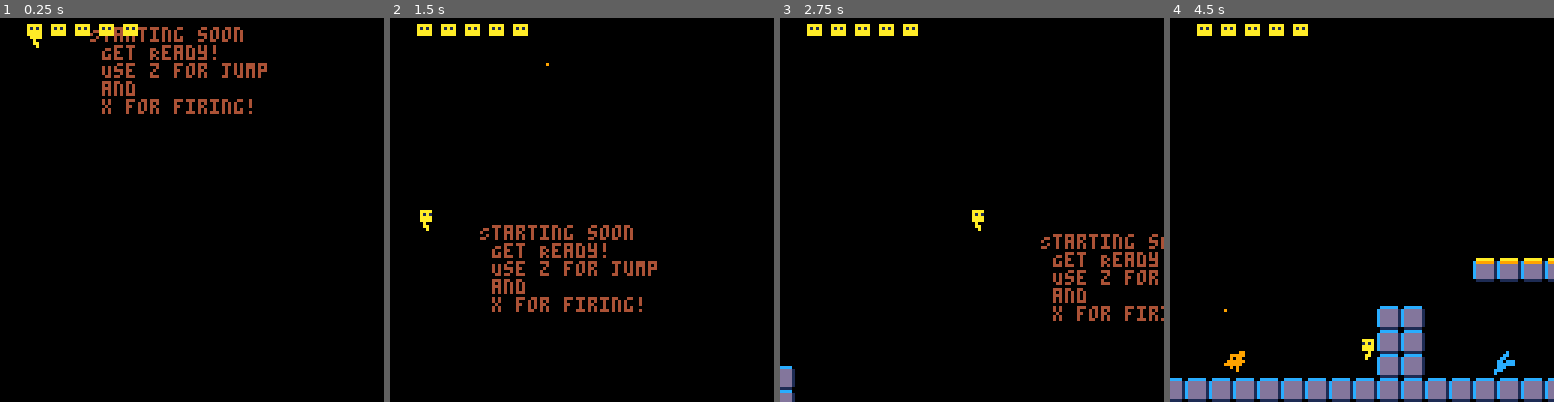
Above: before the commit, frames 1-4 (left to right).
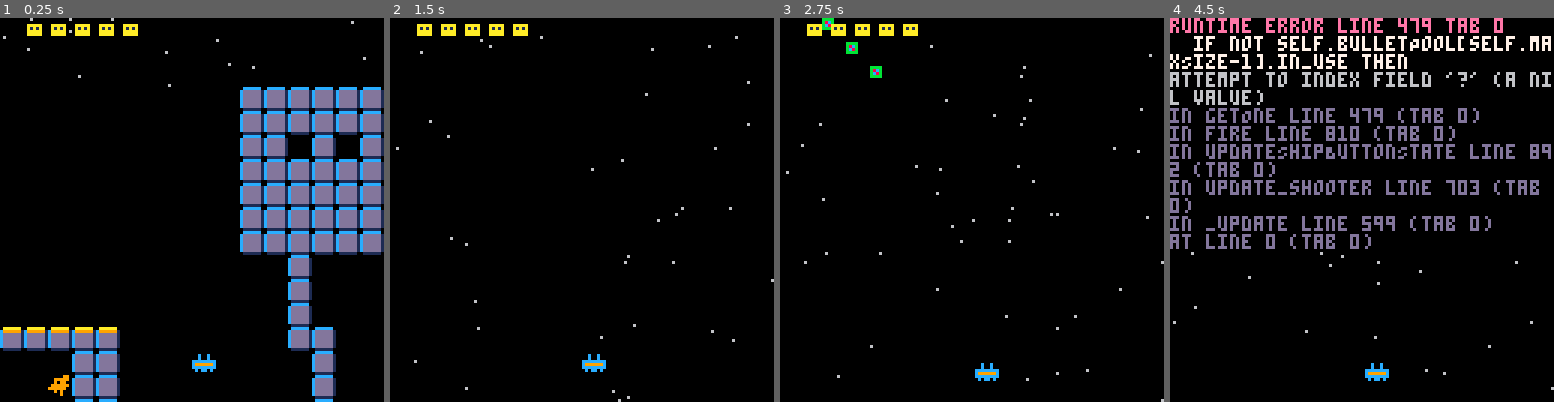
Above: after the commit, the same moments.

Repository: pratik2709/anotherPlatformer
Game: PICO-8 cartridge game.p8
Same seed, same stepped clock (60 frames per second), same inputs: the game is played once before the commit and once after it.
Inputs:
- Up to frame 1 (0.25 s): no input
- Up to frame 2 (1.5 s): tap X (X key) at 0.33, 1.07 s; tap O (Z key) at 0.7 s
- Up to frame 3 (2.75 s): hold Right 1.6-2.1 s; tap O (Z key) at 1.7, 2.1, 2.5 s; tap X (X key) at 1.85 s; hold Up 2.15-2.42 s; hold Right from 2.47 s (still down)
- Up to frame 4 (4.5 s): tap O (Z key) every 0.4 s from 2.9 to 4.1 s; tap X (X key) at 2.97, 4.08 s; release Right at 3.03 s; hold Left 3.08-3.58 s; hold Down 3.63-3.97 s; hold Right from 4.02 s (still down)

The runs differ from the first frame. In frame 1, 24% of the frame differs, in the area x 0-100%, y 0-100%; in frame 2, 3.1%; in frame 3, 3.2%; in frame 4, 24%.
Error after the commit: runtime error line 479 tab 0; if not self.bulletPool[self.maxSize-1].in_use then; attempt to index field '?' (a nil value)

Commit message:
intermediate for pool

Diff:
--- a/game.p8
+++ b/game.p8
@@ -4,7 +4,7 @@
 globals = {
  gravity = 0.2,
  dt = 0.5,
- level=1,
+ level=2,
  enemyKills=0,
 }
 player = {}
@@ -15,6 +15,9 @@
 boss ={}
 bossHurtExplosions={}
 bossbullets = {}
+
+bullet={}
+pool={}
 
 
  -- **************player.p8****************
@@ -454,6 +457,117 @@
 end
 
 
+ -- **************pool.p8****************
+
+--__lua__
+function pool:new(max)
+  local o={}
+  setmetatable(o, self)
+	self.__index = self
+  o.maxSize=max
+  o.bulletPool = {}
+  return o
+end
+
+function pool:init(object)
+  if object == "bullet" then
+    for i=1,self.maxSize,1
+    do
+      self.bulletPool[i] = bullet:new()
+    end
+  end
+end
+
+function pool:getOne(x,y)
+  if not self.bulletPool[self.maxSize-1].in_use then
+    self.bulletPool[self.maxSize-1]:spawn(x,y)
+    table.insert(self.bulletPool,1,table.remove(self.bulletPool))
+  end
+end
+
+function pool:getTwo(x1,y1,x2,y2)
+  if not self.bulletPool[self.maxSize-1].in_use and not self.bulletPool[self.maxSize-2].in_use then
+    self:getOne(x1,y1)
+    self:getOne(x2,y2)
+  end
+end
+
+function pool:getPool()
+  local allObjects = {}
+  for i=1,self.maxSize,1
+    do
+      if not self.bulletPool[i].in_use then
+          table.insert(allObjects ,self.bulletPool[i])
+      end
+  end
+  return allObjects
+end
+
+function pool:animate()
+  for i=1,self.maxSize,1
+  do
+    if self.bulletPool[i] ~= nil and self.bulletPool[i].in_use then
+      spr(self.bulletPool[i].sprite_number, self.bulletPool[i].x, self.bulletPool[i].y)
+    end
+  end
+end
+
+function bullet:new()
+  local o={}
+  setmetatable(o, self)
+	self.__index = self
+  o.dx=0
+  o.dy=-3
+  o.in_use=false
+  o.box={x1=2,y1=0,x2=5,y2=4}
+  o.sprite_number=6
+  return o
+end
+
+function bullet:spawn(x,y)
+  self.x=x
+  self.y=y
+  self.in_use = true
+end
+
+function bullet:clear()
+  self.x = 0;
+  self.y = 0;
+  self.in_use = false;
+end
+
+function updateBulletForShooterEnemies()
+
+  for i=shooterShipBulletPool.maxSize,1,-1
+  do
+    if shooterShipBulletPool.bulletPool[i] ~= nil and shooterShipBulletPool.bulletPool[i].in_use then
+      shooterShipBulletPool.bulletPool[i].x += shooterShipBulletPool.bulletPool[i].dx
+      shooterShipBulletPool.bulletPool[i].y += shooterShipBulletPool.bulletPool[i].dy
+      if shooterShipBulletPool.bulletPool[i].y < (320-128) or shooterShipBulletPool.bulletPool[i].y > 320 then
+        shooterShipBulletPool.bulletPool[i].clear()
+        table.insert(shooterShipBulletPool.bulletPool, shooterShipBulletPool.remove(shooterShipBulletPool.bulletPool, i))
+      end
+      for enemy in all(enemies) do
+        if shooter_collision(shooterShipBulletPool.bulletPool[i], enemy) then
+          globals.enemyKills += 1
+          del(enemies, enemy)
+          explode(enemy.x, enemy.y)
+          shooterShipBulletPool.bulletPool[i].clear()
+          table.insert(shooterShipBulletPool.bulletPool, table.remove(shooterShipBulletPool.bulletPool, i))
+        end
+      end
+      if shooter_collision(boss1, shooterShipBulletPool.bulletPool[i]) then
+          boss1.lives -= 1
+          explode(shooterShipBulletPool.bulletPool[i].x, shooterShipBulletPool.bulletPool[i].y)
+          shooterShipBulletPool.bulletPool[i].clear()
+          table.insert(shooterShipBulletPool.bulletPool, table.remove(shooterShipBulletPool.bulletPool, i))
+      end
+    end
+  end
+
+end
+
+
  -- **************main.p8****************
 
 --__lua__
@@ -549,12 +664,14 @@
   bound_area.x_min = (80*8)-(64)
   bound_area.y_min = (40*8)-(128)
   bound_area.y_max = (40*8)
-  bullets={}
+
   enemies={}
   explosions={}
   stars = {}
   initialize_stars()
   transitionspeed = 3
+  shooterShipBulletPool = pool:new(30)
+  shooterShipBulletPool.init("bullet")
 end
 
 function initialize_stars()
@@ -567,11 +684,12 @@
   end
 end
 
+
 function draw_shooter()
   drawStars()
   drawShip()
   drawEnemy()
-  drawBullet()
+  shooterShipBulletPool:animate()
   drawExplosion()
 end
 
@@ -623,11 +741,9 @@
   end
 end
 
-function drawBullet()
-  for bullet in all(bullets) do
-   spr(bullet.sprite_number,bullet.x,bullet.y)
-  end
-end
+-- function drawBullet()
+--   shooterShipBulletPool:animate()
+-- end
 
 function update_stars()
   for st in all(stars) do
@@ -694,15 +810,7 @@
 end
 
 function fire(x,y)
-  local bullet = {
-    sprite_number=6,
-    x=x,
-    y=y,
-    dx=0,
-    dy=-3,
-    box={x1=2,y1=0,x2=5,y2=4}
-  }
-  add(bullets,bullet)
+  shooterShipBulletPool:getOne(x,y)
 end
 
 function updateShooterExplosions()
@@ -742,28 +850,28 @@
   end
 end
 
-function updateBulletForShooterEnemies()
-  for bullet in all(bullets) do
-    bullet.x += bullet.dx
-    bullet.y += bullet.dy
-    if bullet.y < (320-128) or bullet.y > 320 then
-      del(bullets,bullet)
-    end
-    for enemy in all(enemies) do
-      if shooter_collision(bullet, enemy) then
-        globals.enemyKills += 1
-        del(enemies, enemy)
-        explode(enemy.x, enemy.y)
-        del(bullets,bullet)
-      end
-    end
-    if shooter_collision(boss1, bullet) then
-        boss1.lives -= 1
-        explode(bullet.x, bullet.y)
-        del(bullets,bullet)
-    end
-  end
-end
+-- function updateBulletForShooterEnemies()
+--   for bullet in all(bullets) do
+--     bullet.x += bullet.dx
+--     bullet.y += bullet.dy
+--     if bullet.y < (320-128) or bullet.y > 320 then
+--       del(bullets,bullet)
+--     end
+--     for enemy in all(enemies) do
+--       if shooter_collision(bullet, enemy) then
+--         globals.enemyKills += 1
+--         del(enemies, enemy)
+--         explode(enemy.x, enemy.y)
+--         del(bullets,bullet)
+--       end
+--     end
+--     if shooter_collision(boss1, bullet) then
+--         boss1.lives -= 1
+--         explode(bullet.x, bullet.y)
+--         del(bullets,bullet)
+--     end
+--   end
+-- end
 
 function updateShipButtonState()
   if btn(0) then
--- a/src/headers.p8
+++ b/src/headers.p8
@@ -4,7 +4,7 @@
 globals = {
  gravity = 0.2,
  dt = 0.5,
- level=1,
+ level=2,
  enemyKills=0,
 }
 player = {}
@@ -15,3 +15,6 @@
 boss ={}
 bossHurtExplosions={}
 bossbullets = {}
+
+bullet={}
+pool={}
--- a/src/main.p8
+++ b/src/main.p8
@@ -10,8 +10,7 @@
   player1 = player:new(10,0)
   initialize_shooter()
   boss1 = boss:new(0, 0)
-  shooterShipBulletPool = new Pool(30);
-  shooterShipBulletPool.init("bullet");
+
 end
 
 
--- /dev/null
+++ b/src/pool.p8
@@ -0,0 +1,107 @@
+--__lua__
+function pool:new(max)
+  local o={}
+  setmetatable(o, self)
+	self.__index = self
+  o.maxSize=max
+  o.bulletPool = {}
+  return o
+end
+
+function pool:init(object)
+  if object == "bullet" then
+    for i=1,self.maxSize,1
+    do
+      self.bulletPool[i] = bullet:new()
+    end
+  end
+end
+
+function pool:getOne(x,y)
+  if not self.bulletPool[self.maxSize-1].in_use then
+    self.bulletPool[self.maxSize-1]:spawn(x,y)
+    table.insert(self.bulletPool,1,table.remove(self.bulletPool))
+  end
+end
+
+function pool:getTwo(x1,y1,x2,y2)
+  if not self.bulletPool[self.maxSize-1].in_use and not self.bulletPool[self.maxSize-2].in_use then
+    self:getOne(x1,y1)
+    self:getOne(x2,y2)
+  end
+end
+
+function pool:getPool()
+  local allObjects = {}
+  for i=1,self.maxSize,1
+    do
+      if not self.bulletPool[i].in_use then
+          table.insert(allObjects ,self.bulletPool[i])
+      end
+  end
+  return allObjects
+end
+
+function pool:animate()
+  for i=1,self.maxSize,1
+  do
+    if self.bulletPool[i] ~= nil and self.bulletPool[i].in_use then
+      spr(self.bulletPool[i].sprite_number, self.bulletPool[i].x, self.bulletPool[i].y)
+    end
+  end
+end
+
+function bullet:new()
+  local o={}
+  setmetatable(o, self)
+	self.__index = self
+  o.dx=0
+  o.dy=-3
+  o.in_use=false
+  o.box={x1=2,y1=0,x2=5,y2=4}
+  o.sprite_number=6
+  return o
+end
+
+function bullet:spawn(x,y)
+  self.x=x
+  self.y=y
+  self.in_use = true
+end
+
+function bullet:clear()
+  self.x = 0;
+  self.y = 0;
+  self.in_use = false;
+end
+
+function updateBulletForShooterEnemies()
+
+  for i=shooterShipBulletPool.maxSize,1,-1
+  do
+    if shooterShipBulletPool.bulletPool[i] ~= nil and shooterShipBulletPool.bulletPool[i].in_use then
+      shooterShipBulletPool.bulletPool[i].x += shooterShipBulletPool.bulletPool[i].dx
+      shooterShipBulletPool.bulletPool[i].y += shooterShipBulletPool.bulletPool[i].dy
+      if shooterShipBulletPool.bulletPool[i].y < (320-128) or shooterShipBulletPool.bulletPool[i].y > 320 then
+        shooterShipBulletPool.bulletPool[i].clear()
+        table.insert(shooterShipBulletPool.bulletPool, shooterShipBulletPool.remove(shooterShipBulletPool.bulletPool, i))
+      end
+      for enemy in all(enemies) do
+        if shooter_collision(shooterShipBulletPool.bulletPool[i], enemy) then
+          globals.enemyKills += 1
+          del(enemies, enemy)
+          explode(enemy.x, enemy.y)
+          shooterShipBulletPool.bulletPool[i].clear()
+          table.insert(shooterShipBulletPool.bulletPool, table.remove(shooterShipBulletPool.bulletPool, i))
+        end
+      end
+      if shooter_collision(boss1, shooterShipBulletPool.bulletPool[i]) then
+          boss1.lives -= 1
+          explode(shooterShipBulletPool.bulletPool[i].x, shooterShipBulletPool.bulletPool[i].y)
+          shooterShipBulletPool.bulletPool[i].clear()
+          table.insert(shooterShipBulletPool.bulletPool, table.remove(shooterShipBulletPool.bulletPool, i))
+      end
+    end
+  end
+
+end
--- a/src/shooter.p8
+++ b/src/shooter.p8
@@ -16,12 +16,14 @@
   bound_area.x_min = (80*8)-(64)
   bound_area.y_min = (40*8)-(128)
   bound_area.y_max = (40*8)
-  bullets={}
+
   enemies={}
   explosions={}
   stars = {}
   initialize_stars()
   transitionspeed = 3
+  shooterShipBulletPool = pool:new(30)
+  shooterShipBulletPool.init("bullet")
 end
 
 function initialize_stars()
@@ -39,7 +41,7 @@
   drawStars()
   drawShip()
   drawEnemy()
-  drawBullet()
+  shooterShipBulletPool:animate()
   drawExplosion()
 end
 
@@ -91,9 +93,9 @@
   end
 end
 
-function drawBullet()
-  shooterShipBulletPool.animate()
-end
+-- function drawBullet()
+--   shooterShipBulletPool:animate()
+-- end
 
 function update_stars()
   for st in all(stars) do
@@ -160,7 +162,7 @@
 end
 
 function fire(x,y)
-  shooterShipBulletPool.getOne(x,y)
+  shooterShipBulletPool:getOne(x,y)
 end
 
 function updateShooterExplosions()
@@ -200,28 +202,28 @@
   end
 end
 
-function updateBulletForShooterEnemies()
-  for bullet in all(bullets) do
-    bullet.x += bullet.dx
-    bullet.y += bullet.dy
-    if bullet.y < (320-128) or bullet.y > 320 then
-      del(bullets,bullet)
-    end
-    for enemy in all(enemies) do
-      if shooter_collision(bullet, enemy) then
-        globals.enemyKills += 1
-        del(enemies, enemy)
-        explode(enemy.x, enemy.y)
-        del(bullets,bullet)
-      end
-    end
-    if shooter_collision(boss1, bullet) then
-        boss1.lives -= 1
-        explode(bullet.x, bullet.y)
-        del(bullets,bullet)
-    end
-  end
-end
+-- function updateBulletForShooterEnemies()
+--   for bullet in all(bullets) do
+--     bullet.x += bullet.dx
+--     bullet.y += bullet.dy
+--     if bullet.y < (320-128) or bullet.y > 320 then
+--       del(bullets,bullet)
+--     end
+--     for enemy in all(enemies) do
+--       if shooter_collision(bullet, enemy) then
+--         globals.enemyKills += 1
+--         del(enemies, enemy)
+--         explode(enemy.x, enemy.y)
+--         del(bullets,bullet)
+--       end
+--     end
+--     if shooter_collision(boss1, bullet) then
+--         boss1.lives -= 1
+--         explode(bullet.x, bullet.y)
+--         del(bullets,bullet)
+--     end
+--   end
+-- end
 
 function updateShipButtonState()
   if btn(0) then
